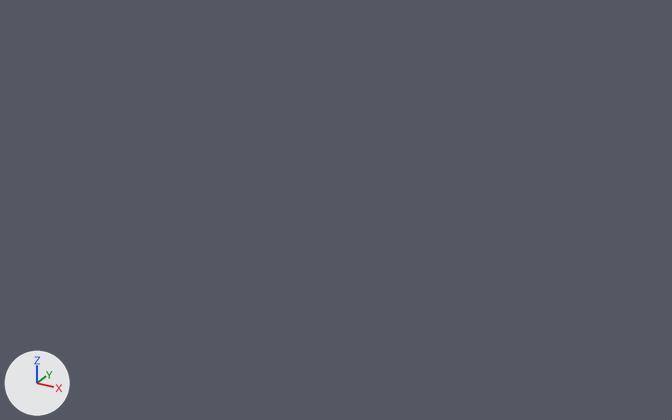
A saved change to the Blender file Assets/Models/Player2Tile/Player2Tile.blend.
Before and after are seen from a 50 mm camera at (1.88, -2.95, 4.61) aimed at (-0.17, 0.78, 2.75). Every picture has the same lights, and +X, +Y and +Z are marked at lower left. The picture after the commit comes second.
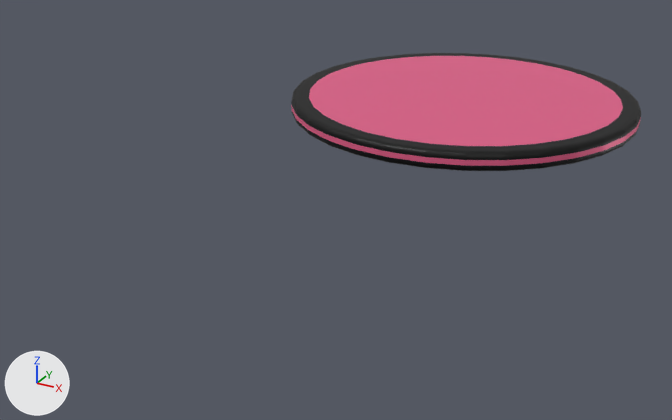
What differs and where, as boxes (x1, y1, x2, y2) in the pictures (672 x 420 px):
'Cylinder', surface changed, moved: before (28, 138, 528, 371); after (291, 53, 641, 171)

The change, as a list of edits to the scene's bpy script:
```text
Change mat_material_001:
    mat_material_001.alpha: 0.0 -> 1.0
Change ob_cylinder:
    ob_cylinder.location: (0.0, 0.0, 3.0) -> (0.0, 2.0, 3.0)
```
